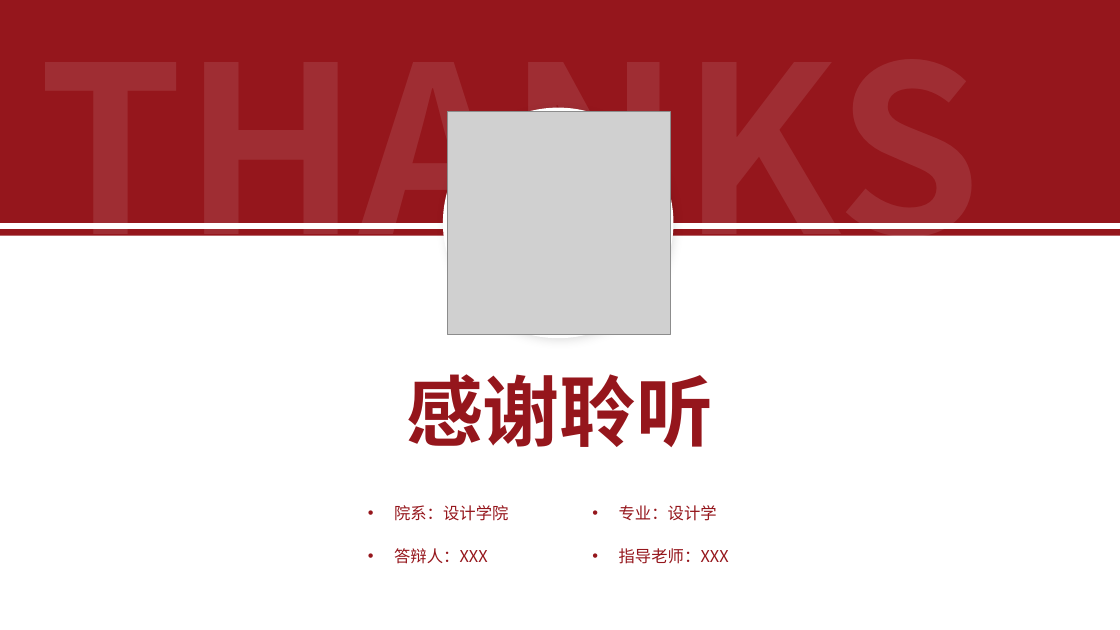
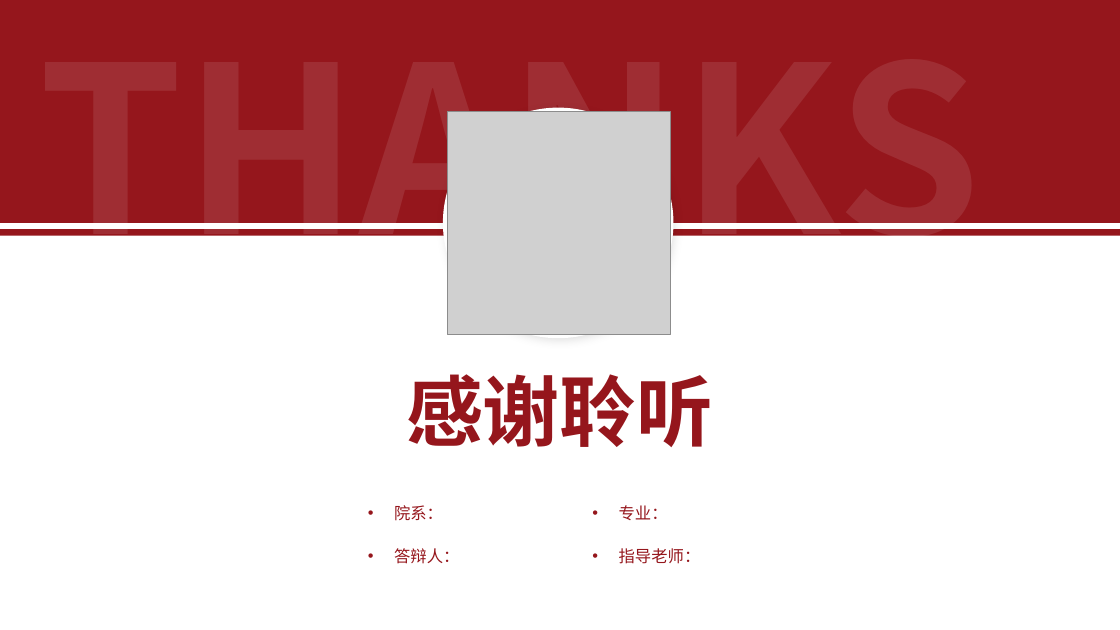
Before and after one commit to linmohan00-rgb/hfut-xuancheng-ppt-maker-skill, a slide deck: slide 10 of assets/templates/academic-clean.pptx. Drawn at 1120x630 pixels with LibreOffice and Linux fonts; fonts in the diff are those of the drawing; grey boxes stand for pictures. Boxes give left, top, right and bottom in pixels: in the first picture for what was removed or moved away, otherwise in the second. Text is boxed around its words. In the diff, an @@ line names an element or a change of style, - is before the commit and + after.

```diff
--- a/assets/templates/academic-clean.pptx
+++ b/assets/templates/academic-clean.pptx
@@ text at <box>394,505,443,521</box>: text changed @@
-• 院系：设计学院
+• 院系：
@@ text at <box>619,505,668,520</box>: text changed @@
-• 专业：设计学
+• 专业：
@@ text at <box>394,548,459,564</box>: text changed @@
-• 答辩人：XXX
+• 答辩人：
@@ text at <box>619,548,701,564</box>: text changed @@
-• 指导老师：XXX
+• 指导老师：
```
Also in this commit, not shown: 1 other slide changed, 21 other files.
